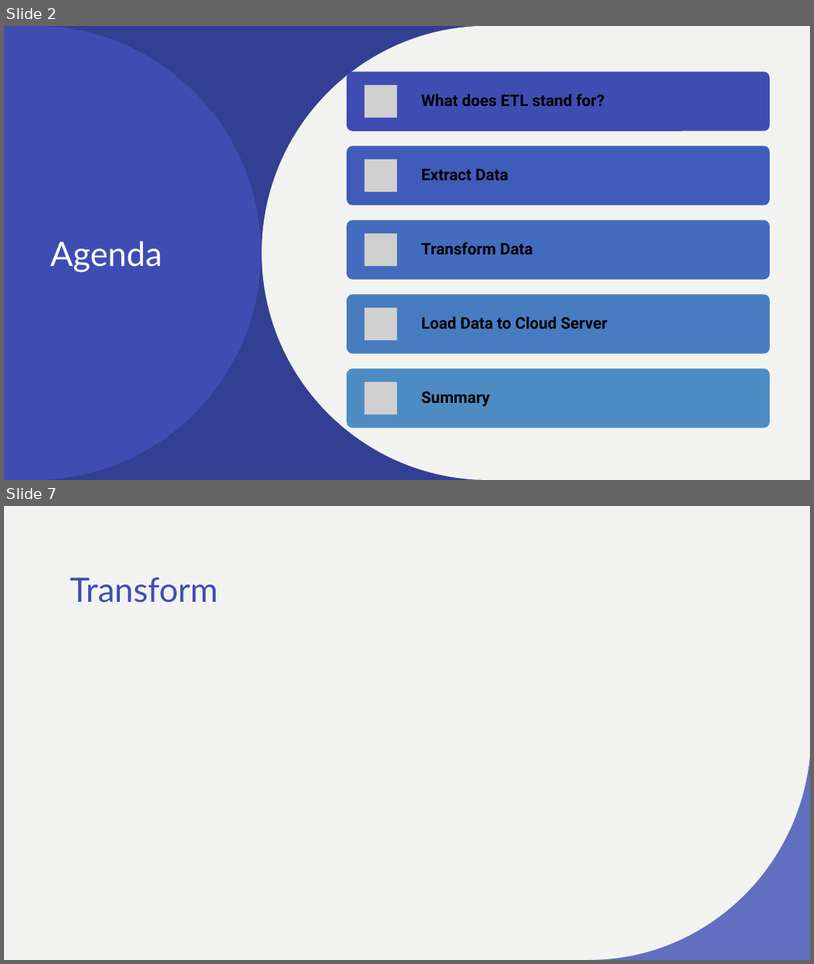
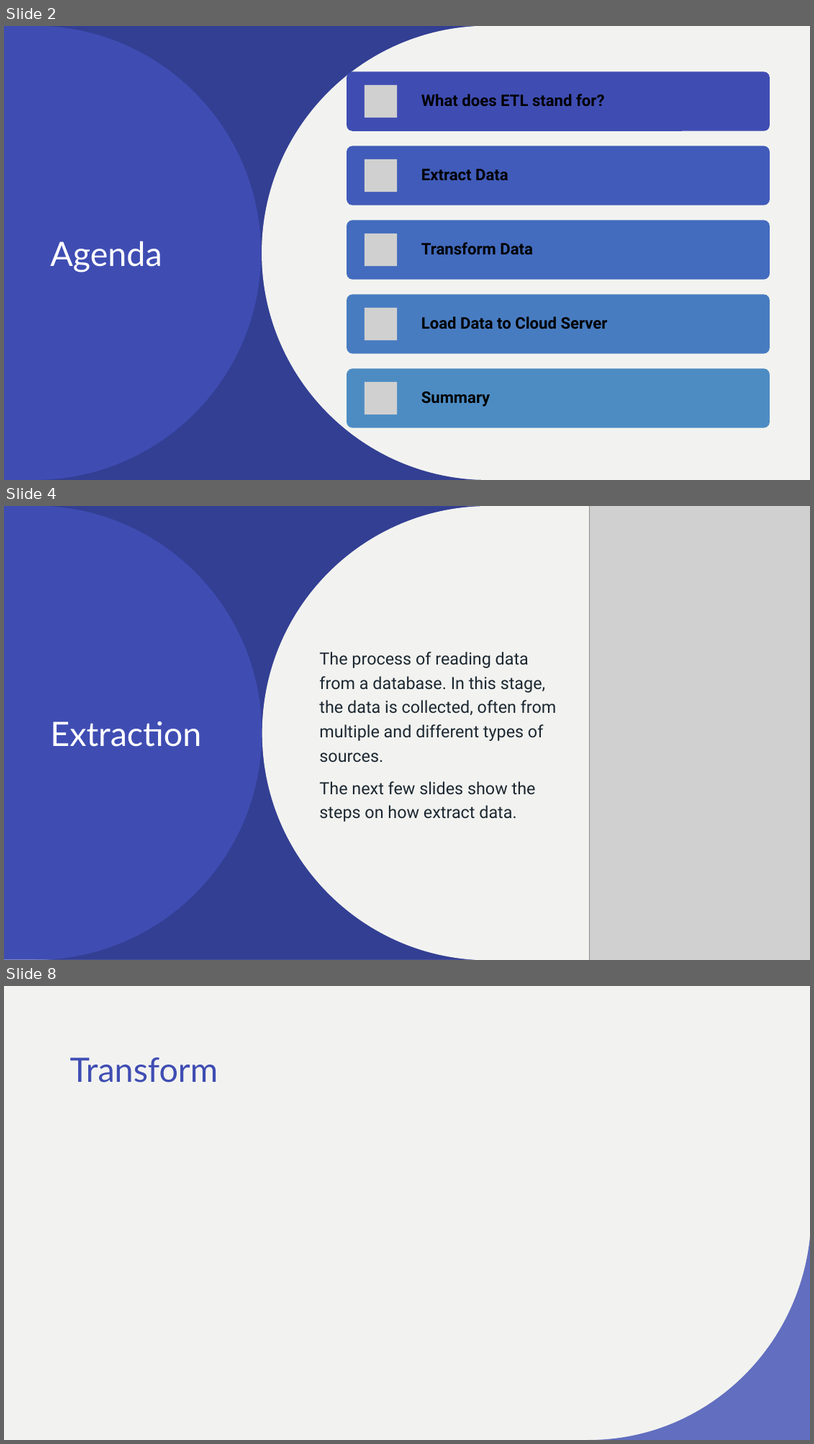
Before and after one commit to cecileung1208/Project_2_ETL, a slide deck: ETL Project Write-up.pptx. Shown one above the other, each under a label of ours: slides 2 and 7 before the commit, slides 2, 4 and 8 after it; the slides between them are not shown. The pictures are 814x964 and 814x1444 pixels, drawn with LibreOffice and Linux fonts; fonts in the diff are those of the drawing; grey boxes stand for pictures. Boxes give left, top, right and bottom in pixels: in the first picture for what was removed or moved away, otherwise in the second. Text is boxed around its words. In the diff, an @@ line names an element or a change of style, - is before the commit and + after.

```diff
--- a/ETL Project Write-up.pptx
+++ b/ETL Project Write-up.pptx
@@ slide 4 added at bbox=[4, 506, 810, 960], background #F2F3F0; not listed: 1 template element that a slide beside it also shows @@
@@ rectangle added at bbox=[4, 506, 810, 960], fill #F2F3F0 @@
@@ rectangle added at bbox=[4, 506, 525, 959], fill #3F4DB3 @@
@@ freeform shape added at bbox=[35, 506, 521, 960], fill #2F3A86 at 70% opacity @@
@@ freeform shape added at bbox=[262, 506, 657, 960], fill #F2F3F0 @@
@@ picture added at bbox=[590, 506, 810, 960] @@
@@ text added at bbox=[319, 651, 557, 821], 20 pt, text #1C2731 @@
+The process of reading data from a database. In this stage, the data is collected, often from multiple and different types of sources.
+The next few slides show the steps on how extract data.
@@ title added at bbox=[50, 721, 201, 746], 40 pt, text #FFFFFF @@
+Extraction
@@ what was slide 7 is now slide 8 @@
```
Also in this commit, not shown: 1 slide changed, 3 other slides added, 3 slides removed.
